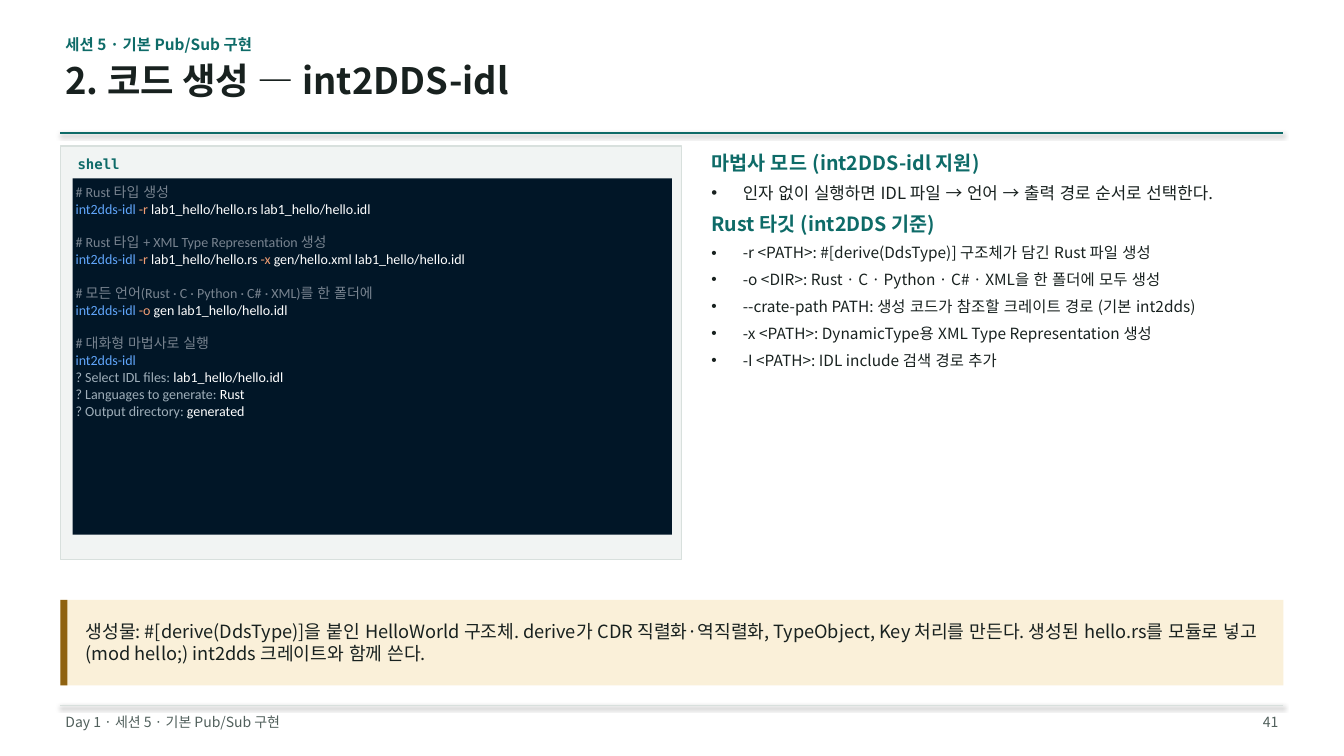
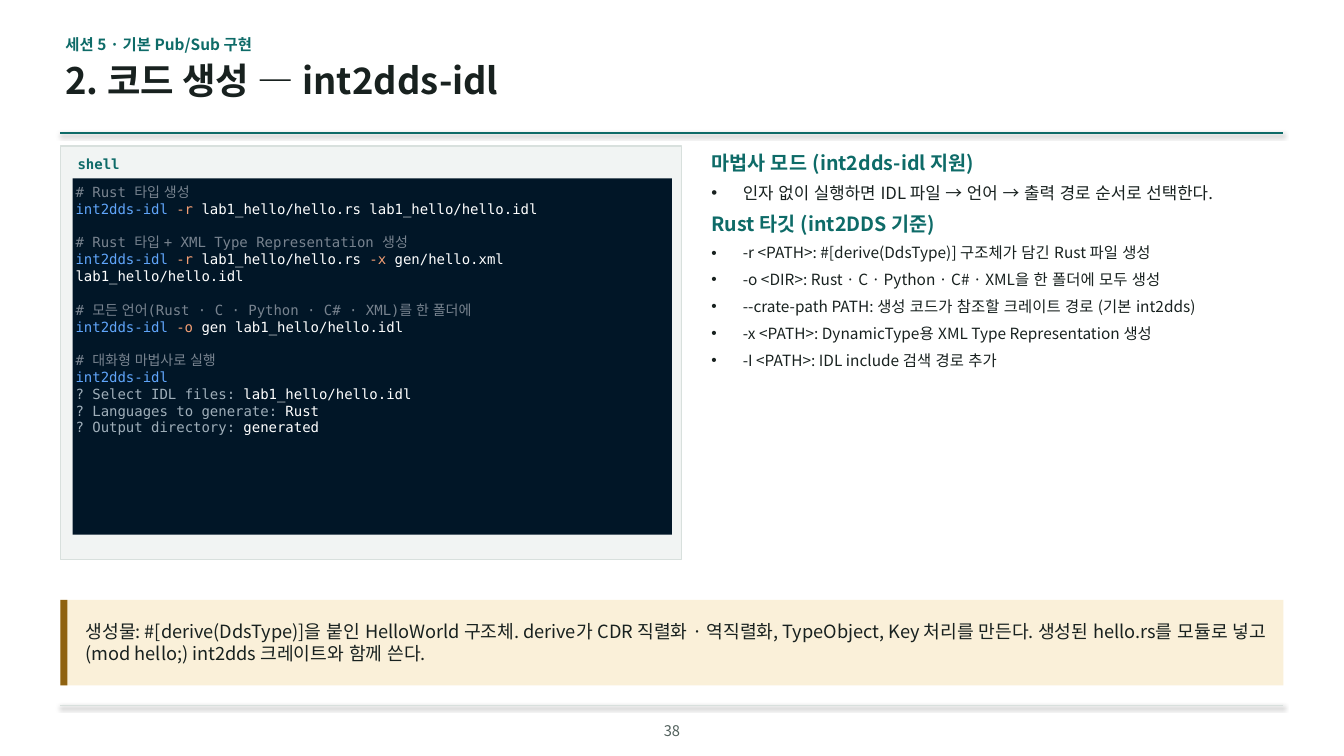
Before and after one commit to IntellectusCorp/int2DDS-lecture, a slide deck: slide 38 of int2dds-lecture-for-beginner.pptx (slide 41 before the commit). Drawn at 1344x756 pixels with LibreOffice and Linux fonts; fonts in the diff are those of the drawing; background and template pictures are left out. Boxes give left, top, right and bottom in pixels: in the first picture for what was removed or moved away, otherwise in the second. Text is boxed around its words. In the diff, an @@ line names an element or a change of style, - is before the commit and + after.

```diff
--- a/int2dds-lecture-for-beginner.pptx
+++ b/int2dds-lecture-for-beginner.pptx
@@ text at box(65, 63, 499, 98): text changed @@
-2. 코드 생성 — int2DDS-idl
+2. 코드 생성 — int2dds-idl
@@ rectangle "# Rust 타입 생성" at box(73, 178, 673, 534): font Calibri to DejaVu Sans Mono @@
@@ text at box(711, 153, 974, 174): text changed @@
-마법사 모드 (int2DDS-idl 지원)
+마법사 모드 (int2dds-idl 지원)
@@ text at box(86, 623, 1266, 664): spaces changed @@
-생성물: #[derive(DdsType)]을 붙인 HelloWorld 구조체. derive가 CDR 직렬화·역직렬화, TypeObject, Key 처리를 만든다. 생성된 hello.rs를 모듈로 넣고(mod hello;) int2dds 크레이트와 함께 쓴다.
+생성물: #[derive(DdsType)]을 붙인 HelloWorld 구조체. derive가 CDR 직렬화 · 역직렬화, TypeObject, Key 처리를 만든다. 생성된 hello.rs를 모듈로 넣고(mod hello;) int2dds 크레이트와 함께 쓴다.
@@ text removed at box(65, 715, 280, 730) @@
-Day 1 · 세션 5 · 기본 Pub/Sub 구현
@@ page number removed at box(1263, 716, 1279, 727) @@
-41
@@ page number added at box(664, 725, 680, 736), 10.5 pt, text #51605C @@
+38
```
Also in this commit, not shown: 111 other slides changed, 7 slides added, 10 slides removed, 1 other file.
